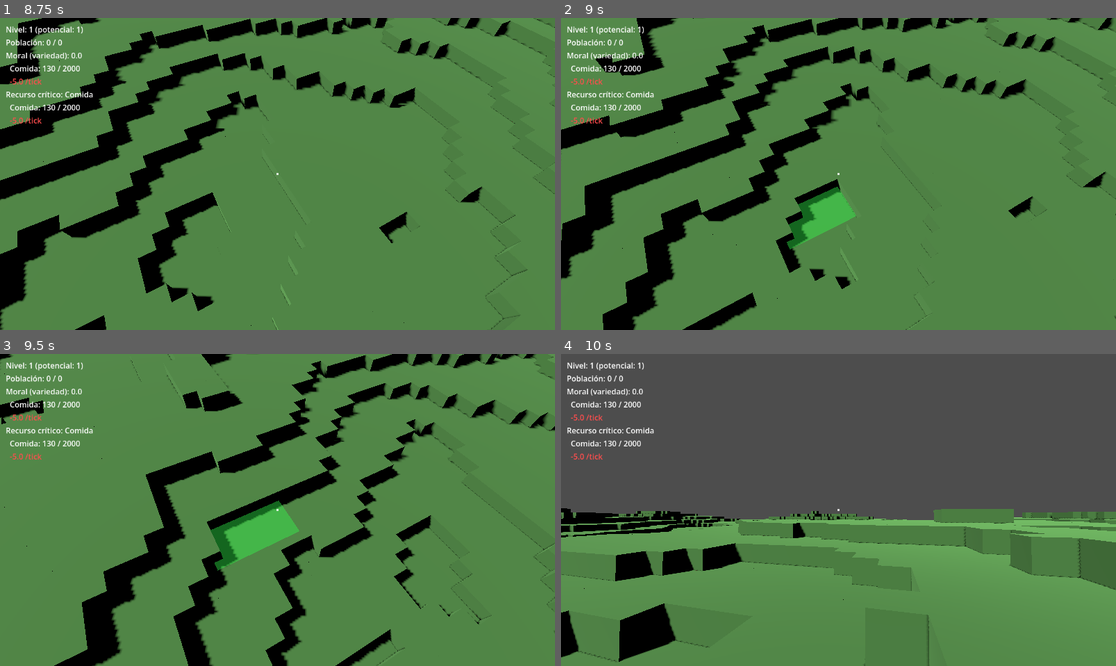
Above: before the commit, frames 1-4 (two rows, left to right).
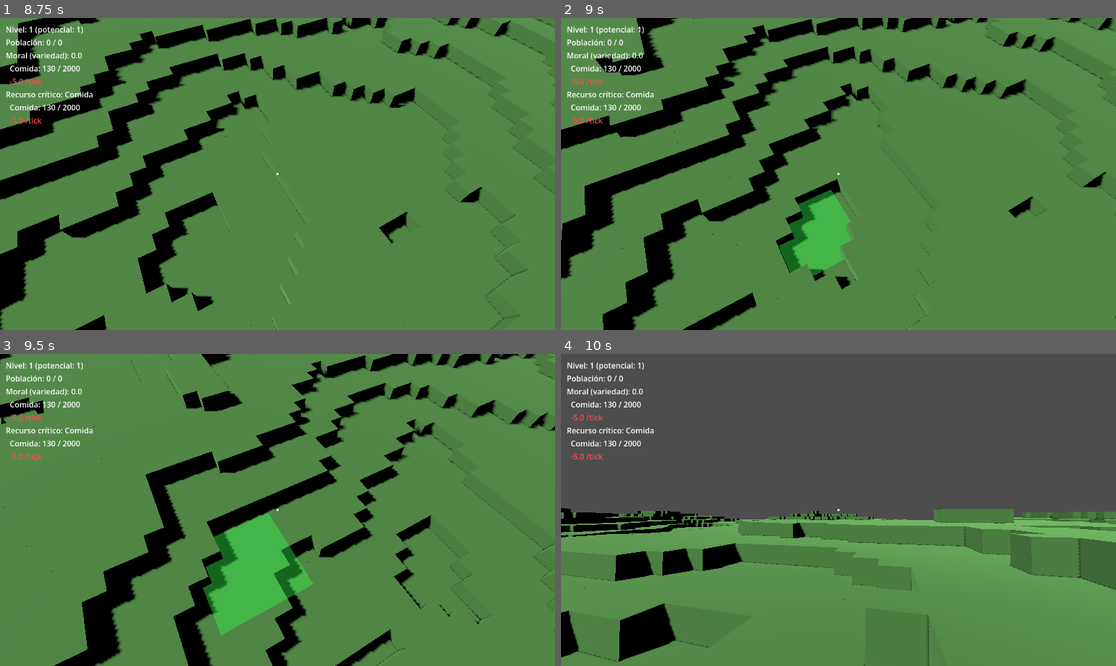
Above: after the commit, the same moments.

Repository: gigalipa/craft-to-nation
Game: Godot game, scene res://scenes/Main.tscn
Two runs of this game, one before a commit and one after it. Both use one fixed random seed, a clock stepped at 60 frames per second and the inputs below.
Inputs (mouse positions are in pixels of both pictures, inside the frame that each line leads up to):
- Up to frame 1 (8.75 s): tap Enter at 0.5 s; move the mouse to (305, 174) at 0.52 s; hold Q 0.53-1.28 s; hold W 0.53-5.03 s; click (305, 174) at 0.67 s; tap Space at 0.77, 1.52, 3.02, 3.77, 4.52, 6.02, 6.77, 7.52 s; move the mouse to (249, 174) at 1.27 s; tap E at 1.35 s; move the mouse to (288, 167) at 2.02 s; tap 1 at 2.1, 7.35 s; move the mouse to (271, 180) at 2.77 s; tap 2 at 2.85, 8.1 s; click (271, 180) at 2.92 s; move the mouse to (316, 177) at 3.52 s; tap B at 3.6 s; move the mouse to (233, 170) at 4.27 s; tap C at 4.35 s; move the mouse to (305, 174) at 5.02 s; hold S 5.03-5.78 s; tap K at 5.1 s; click (305, 174) at 5.17 s; move the mouse to (194, 96) at 5.77 s; hold D 5.78-6.53 s; tap Q at 5.85 s; move the mouse to (399, 158) at 6.52 s; hold W 6.53-7.28 s; hold E 6.53-7.28 s; move the mouse to (166, 189) at 7.27 s; hold D 7.28-8.03 s; click (166, 189) at 7.42 s; move the mouse to (333, 105) at 8.02 s; hold S from 8.03 s (still down)
- Up to frame 2 (9 s): move the mouse to (810, 236) at 8.77 s; release S at 8.78 s; hold A from 8.78 s (still down); tap B at 8.85 s
- Up to frame 3 (9.5 s): keep holding A; tap Space at 9.02 s
- Up to frame 4 (10 s): move the mouse to (1005, 556) at 9.52 s; release A at 9.53 s; hold W from 9.53 s (still down); tap C at 9.6 s; click (1005, 556) at 9.67 s; tap Space at 9.77 s

Frame 1 is identical in both runs. In frame 2, 1.3% of the frame differs, in the area x 39-54%, y 54-83%; in frame 3, 3.9%, in the area x 36-57%, y 46-91%; in frame 4, nothing differs.

Commit message:
fix: cenital camera picks the correct cell under the cursor
_celda_bajo_mouse() intersected the mouse ray against a fixed y=0
plane, which was correct when the world was flat. With real terrain
relief (0-15 height) and the camera at an oblique angle, a ray that
visually touches mid-height terrain travels much further horizontally
before reaching y=0 - both zone painting and the leveling ghost
footprint landed far from the cursor, worse the higher the terrain.

Fixed with a real physics raycast against the terrain's collision
(same technique Player._celda_impactada() already uses), falling back
to the y=0 plane intersection only if the ray hits nothing.

Found via the user's own live playtesting (screenshot showed the
ghost footprint far from the crosshair).

Co-Authored-By: Claude Sonnet 5 <noreply@anthropic.com>

Diff:
--- a/godot/scripts/CamaraCenital.gd
+++ b/godot/scripts/CamaraCenital.gd
@@ -18,6 +18,7 @@
 const COLOR_HUELLA_VALIDA := Color(0.2, 1.0, 0.3, 0.4)
 const COLOR_HUELLA_INVALIDA := Color(1.0, 0.2, 0.2, 0.4)
 const MITAD_HUELLA := 2  # (NiveladorTerreno.TAMANO_HUELLA - 1) / 2, para una huella de 5x5
+const ALCANCE_RAYCAST := 200.0  # cubre cámara + relieve + margen de sobra
 
 @onready var mundo: Node = get_node("../VoxelWorld")
 @onready var overlay: Node3D = get_node("../ZonaOverlay")
@@ -182,12 +183,32 @@
 
 
 ## Convierte una posición de pantalla en la celda de grid (X,Z) que hay
-## debajo, intersecando el rayo de la cámara con el plano y = 0.
+## debajo, mediante un raycast físico real contra la colisión del terreno
+## (la misma que usa Player.gd para minar/colocar) — no basta con
+## intersecar un plano fijo en y = 0: con relieve real (0-15 de altura) y
+## una cámara en ángulo oblicuo, un rayo que visualmente toca el terreno a
+## media altura sigue viajando mucho más lejos horizontalmente antes de
+## llegar a y = 0, desplazando la celda detectada muy lejos del cursor. Si
+## el rayo no golpea nada (apunta al cielo, fuera del mundo generado), cae
+## de vuelta a la intersección con el plano y = 0 como aproximación.
 func _celda_bajo_mouse(posicion_pantalla: Vector2) -> Vector2i:
 	var origen := project_ray_origin(posicion_pantalla)
 	var direccion := project_ray_normal(posicion_pantalla)
-	var distancia: float = -origen.y / direccion.y
-	var punto: Vector3 = origen + direccion * distancia
+
+	var consulta := PhysicsRayQueryParameters3D.create(origen, origen + direccion * ALCANCE_RAYCAST)
+	var resultado: Dictionary = get_world_3d().direct_space_state.intersect_ray(consulta)
+
+	var punto: Vector3
+	if resultado.is_empty():
+		var distancia: float = -origen.y / direccion.y
+		punto = origen + direccion * distancia
+	else:
+		# Desplaza ligeramente hacia adentro de la cara golpeada (misma técnica
+		# que Player._celda_impactada()) para caer siempre dentro de la celda
+		# sólida y no en la vecina vacía.
+		var normal: Vector3 = resultado["normal"]
+		punto = resultado["position"] - normal * 0.5
+
 	var celda: Vector3i = mundo.local_to_map(mundo.to_local(punto))
 	return Vector2i(celda.x, celda.z)
 
Not shown, changed: PoC_5/Documento Técnico de Desarrollo_ PoC 5 - Mundo Procedural y Puestos de Recolección.md
